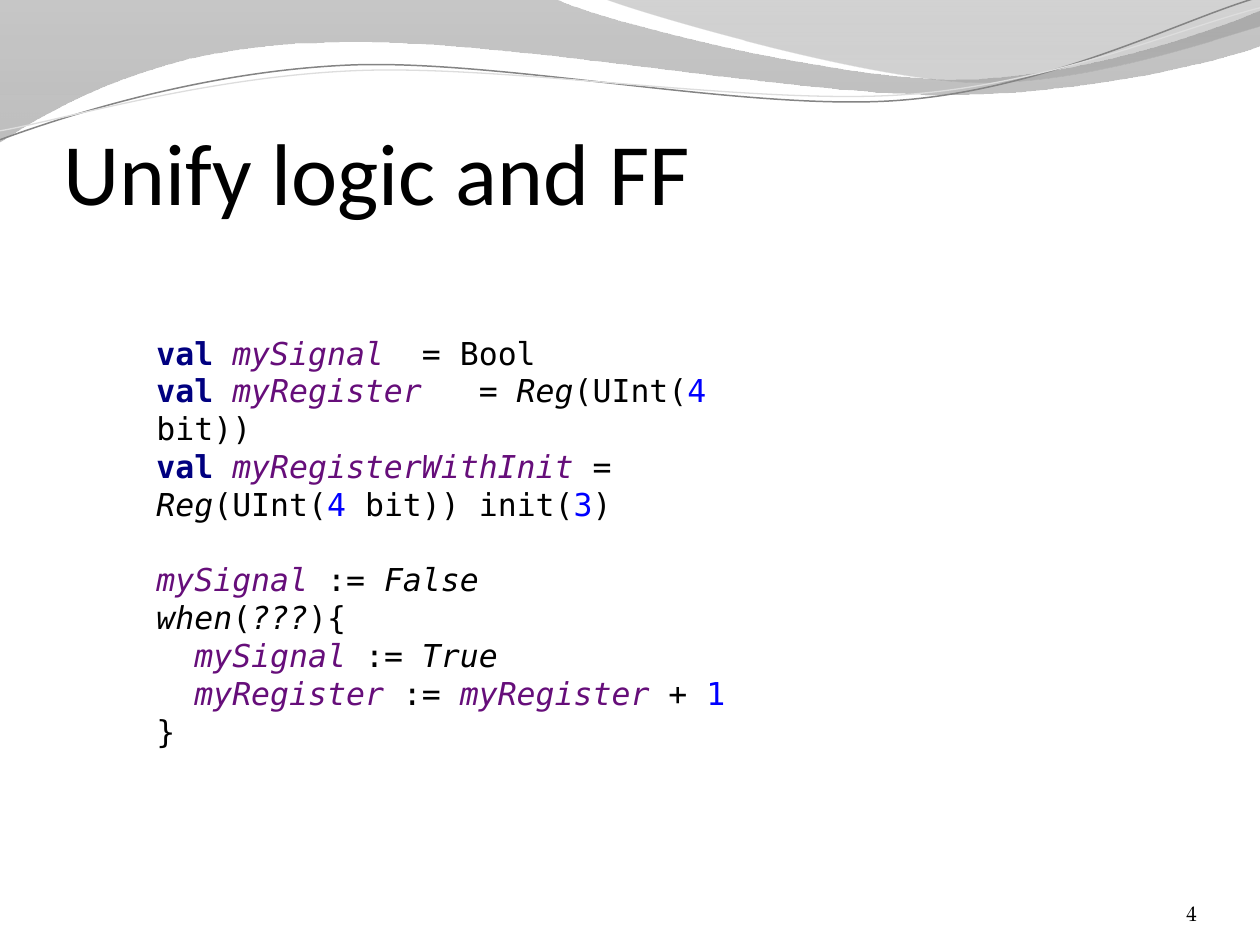
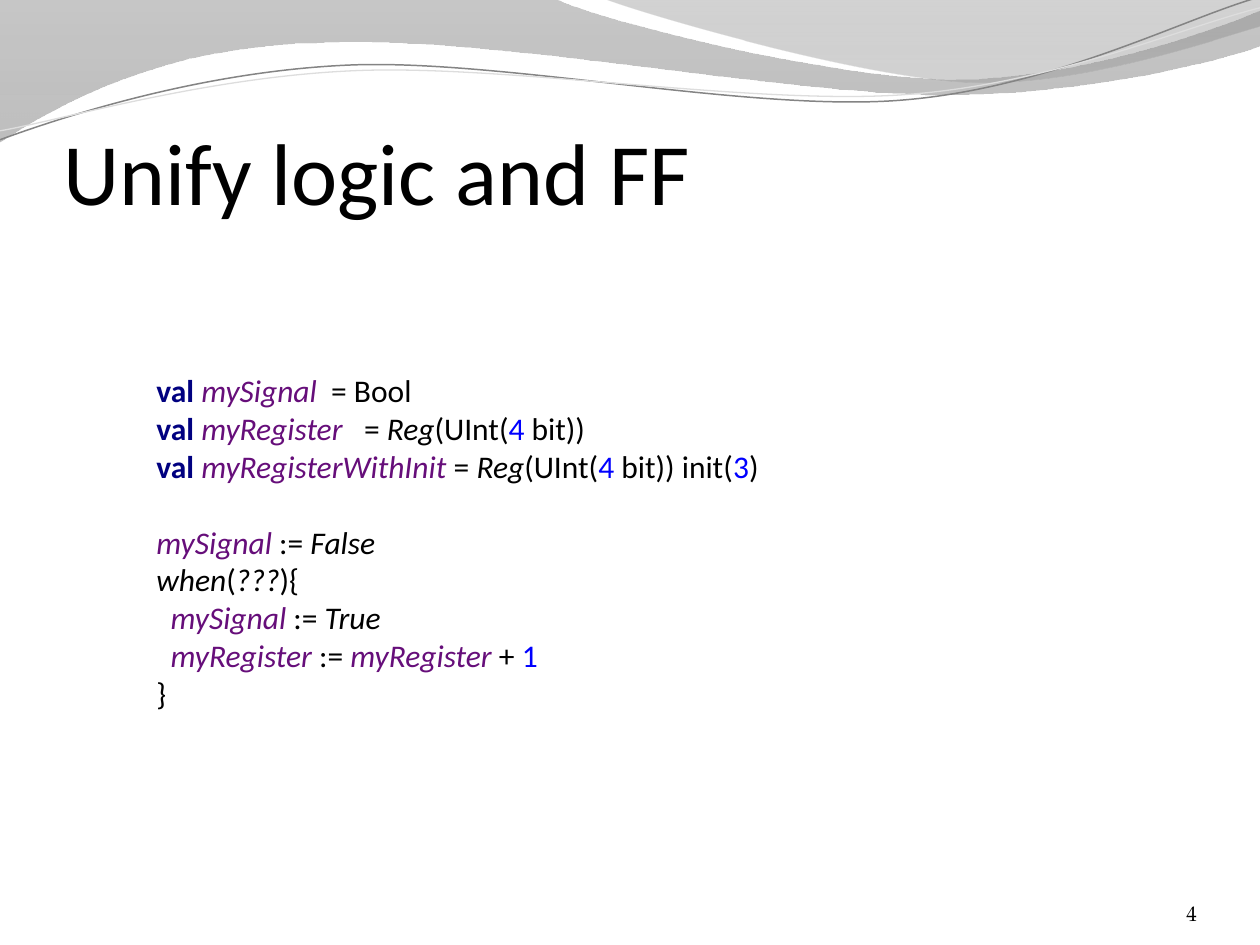
Before and after one commit to SpinalHDL/SpinalDoc, a slide deck: slide 4 of presentation/en/changes_arguments.pptx. Drawn at 1260x945 pixels with LibreOffice and Linux fonts; fonts in the diff are those of the drawing; background and template pictures are left out. Boxes give left, top, right and bottom in pixels: in the first picture for what was removed or moved away, otherwise in the second. Text is boxed around its words. In the diff, an @@ line names an element or a change of style, - is before the commit and + after.

```diff
--- a/presentation/en/changes_arguments.pptx
+++ b/presentation/en/changes_arguments.pptx
@@ text "val mySignal = Bool val ..." at [156,380,759,673]: font DejaVu Sans Mono to Calibri @@
```
Also in this commit, not shown: 16 other slides changed, 3 slides added, 1 slide removed, 3 other files.
